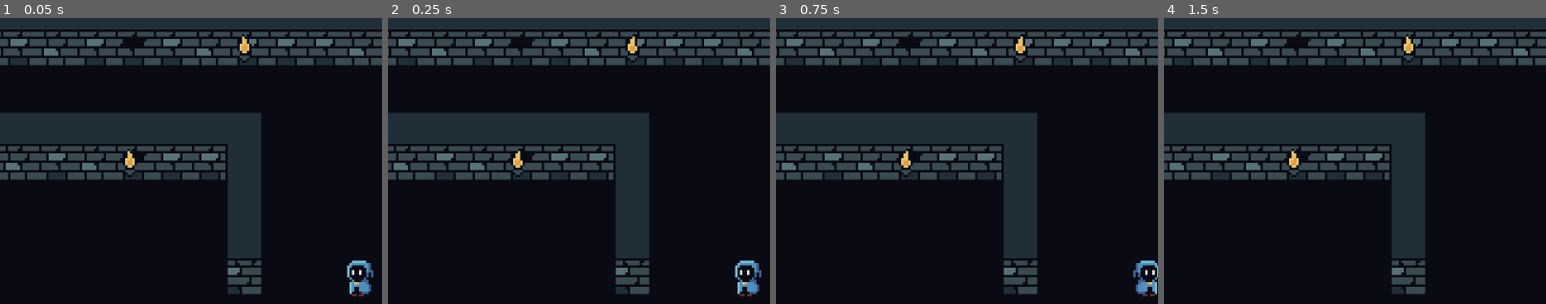
Above: before the commit, frames 1-4 (left to right).
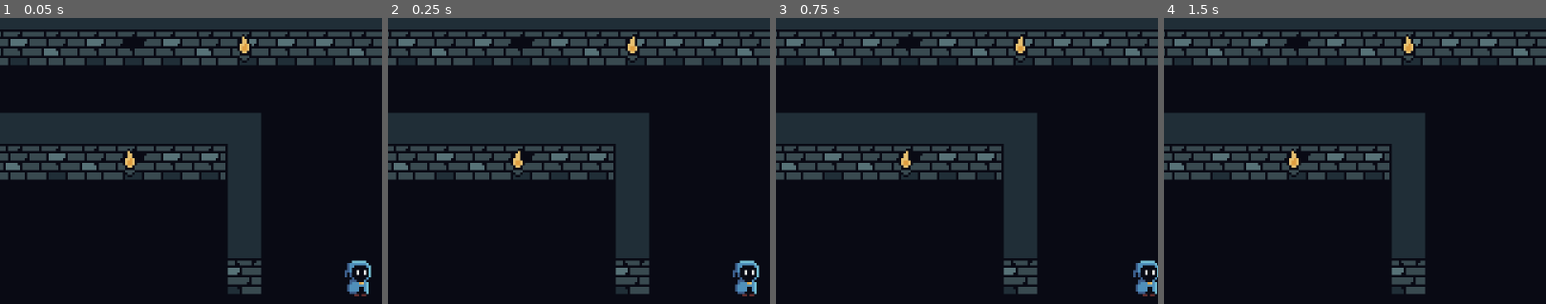
Above: after the commit, the same moments.

Repository: Paraldos/vampire-game
Game: Godot game, scene res://level/graveyard.tscn
Two runs of this game, one before a commit and one after it. Both use one fixed random seed, a clock stepped at 60 frames per second and the inputs below.
Inputs (mouse positions are % of the whole screen's width and height, from its top left):
- Up to frame 1 (0.05 s): no input
- Up to frame 2 (0.25 s): no input
- Up to frame 3 (0.75 s): tap Enter at 0.5 s; move the mouse to (82, 50) at 0.52 s; tap Space (action) at 0.6 s; click (82, 50) at 0.67 s
- Up to frame 4 (1.5 s): move the mouse to (30, 55) at 1.27 s; click (30, 55) at 1.35 s
The pictures show only the part of the screen within x 10-60%, y 5-55%; the shares and areas given below are measured in that part.

The runs differ from the first frame. In frame 1, 0.5% of the frame differs, in the area x 90-98%, y 85-98%; in frame 2, 0.5%; in frame 3, nothing differs; in frame 4, nothing differs.

Commit message:
adjusted main charackter

Diff:
--- a/characters/player/player.gd
+++ b/characters/player/player.gd
@@ -64,10 +64,8 @@
 
 func _move(delta: float) -> void:
 	global_position = global_position.move_toward(movement_target, speed * delta)
-	if global_position.x < movement_target.x and main_sprite.flip_h == false:
-		main_sprite.flip_h = true
-	if global_position.x > movement_target.x and main_sprite.flip_h == true:
-		main_sprite.flip_h = false
+	if global_position.x != movement_target.x:
+		main_sprite.flip_h = global_position.x > movement_target.x
 	if global_position.distance_to(movement_target) < 0.01:
 		global_position = movement_target
 		moving = false
Binary file changed: assets/images/player-Sheet.png
Binary file changed: assets/images/player.aseprite
